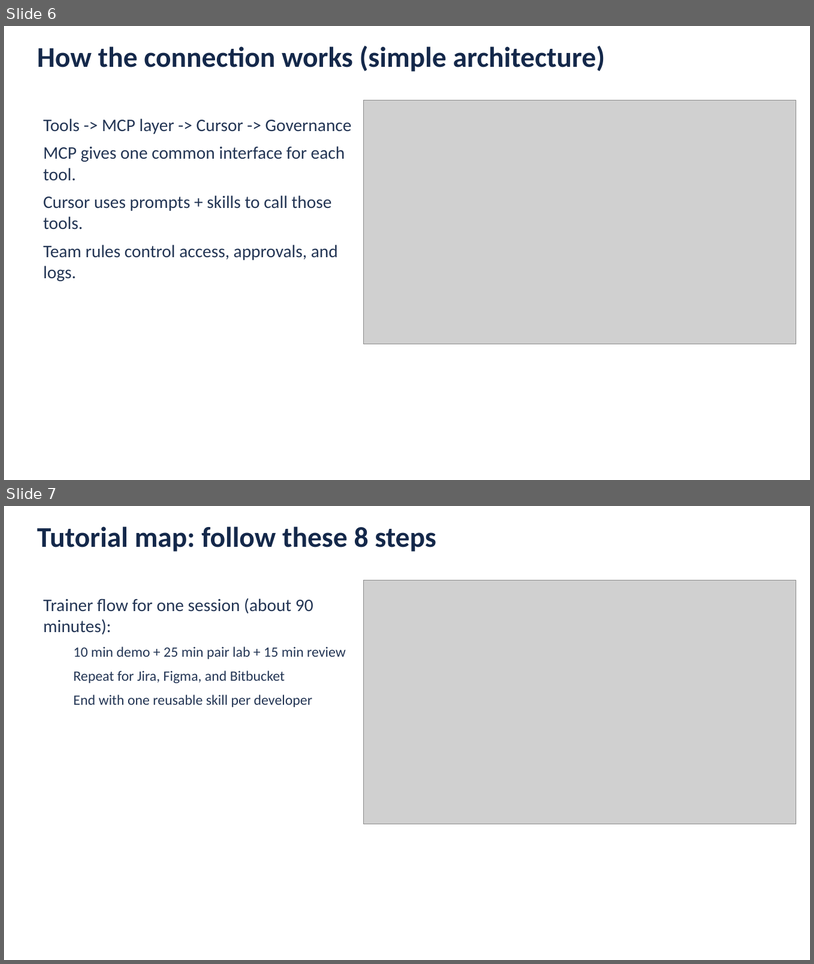
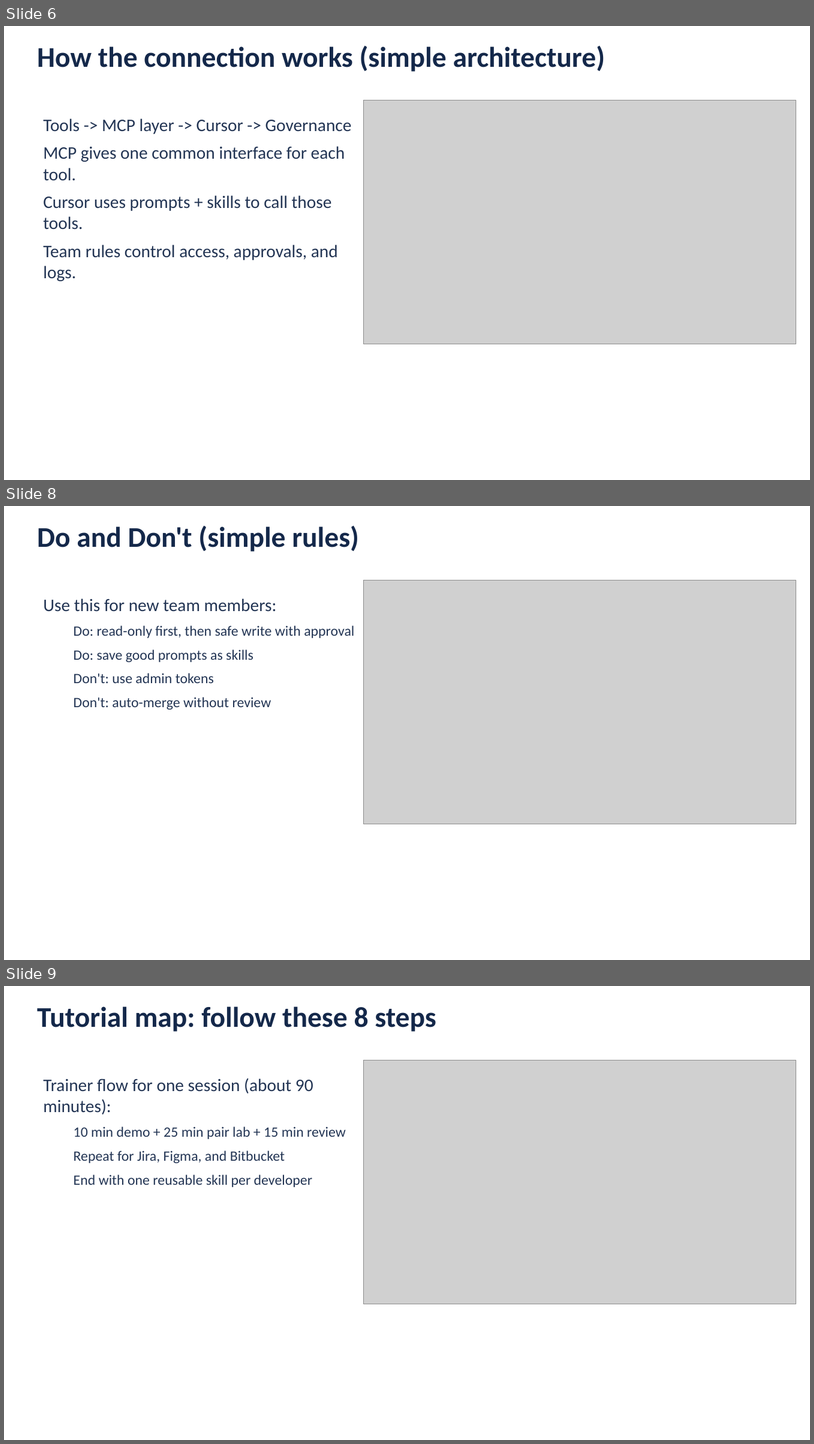
Before and after one commit to hassanahmedfoodservicesdirectunilever/cursor, a slide deck: Solution_Assessment_Cursor_AI_Capabilities_Integration_Review.pptx. Shown one above the other, each under a label of ours: slides 6 and 7 before the commit, slides 6, 8 and 9 after it; the slides between them are not shown. The pictures are 814x964 and 814x1444 pixels, drawn with LibreOffice and Linux fonts; fonts in the diff are those of the drawing; grey boxes stand for pictures. Boxes give left, top, right and bottom in pixels: in the first picture for what was removed or moved away, otherwise in the second. Text is boxed around its words. In the diff, an @@ line names an element or a change of style, - is before the commit and + after.

```diff
--- a/Solution_Assessment_Cursor_AI_Capabilities_Integration_Review.pptx
+++ b/Solution_Assessment_Cursor_AI_Capabilities_Integration_Review.pptx
@@ slide 8 added at [4,506,810,960], background #FFFFFF @@
@@ text added at [37,526,359,552], 34 pt, text #14284A, bold @@
+Do and Don't (simple rules)
@@ picture added at [364,580,797,823] @@
@@ text added at [43,598,354,709], 17 pt, text #233554 @@
+Use this for new team members:
+  Do: read-only first, then safe write with approval
+  Do: save good prompts as skills
+  Don't: use admin tokens
+  Don't: auto-merge without review
@@ what was slide 7 is now slide 9 @@
```
Also in this commit, not shown: 1 slide changed, 3 other slides added, 6 other files.
